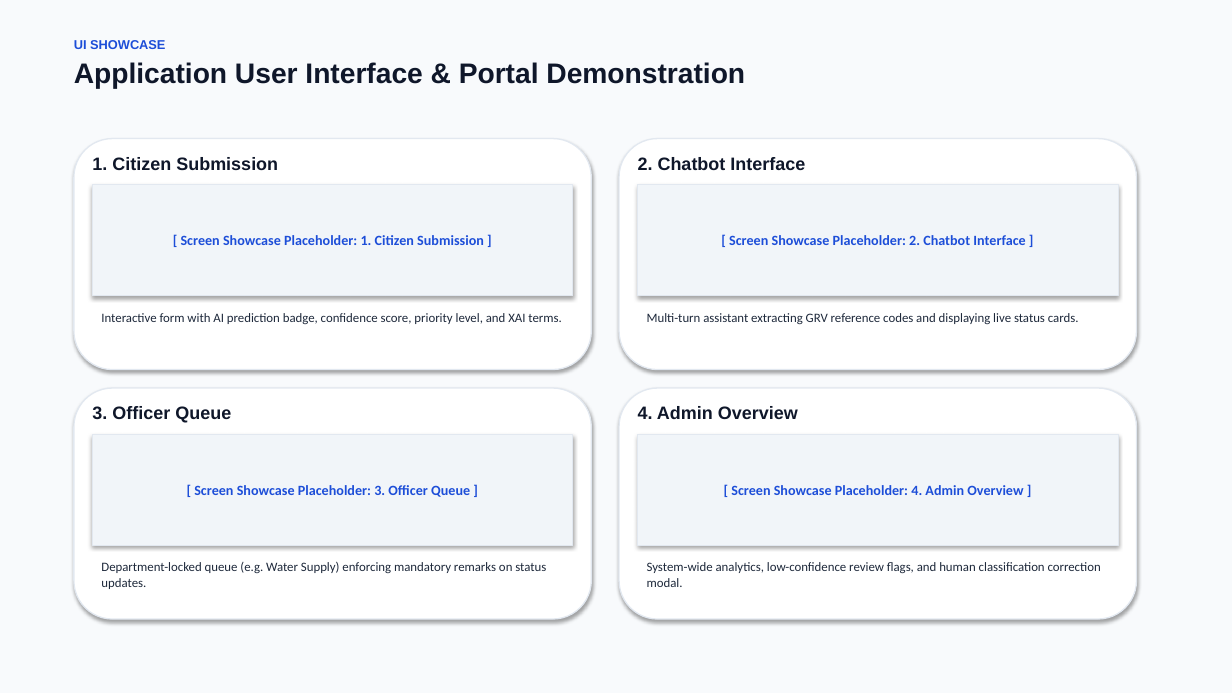
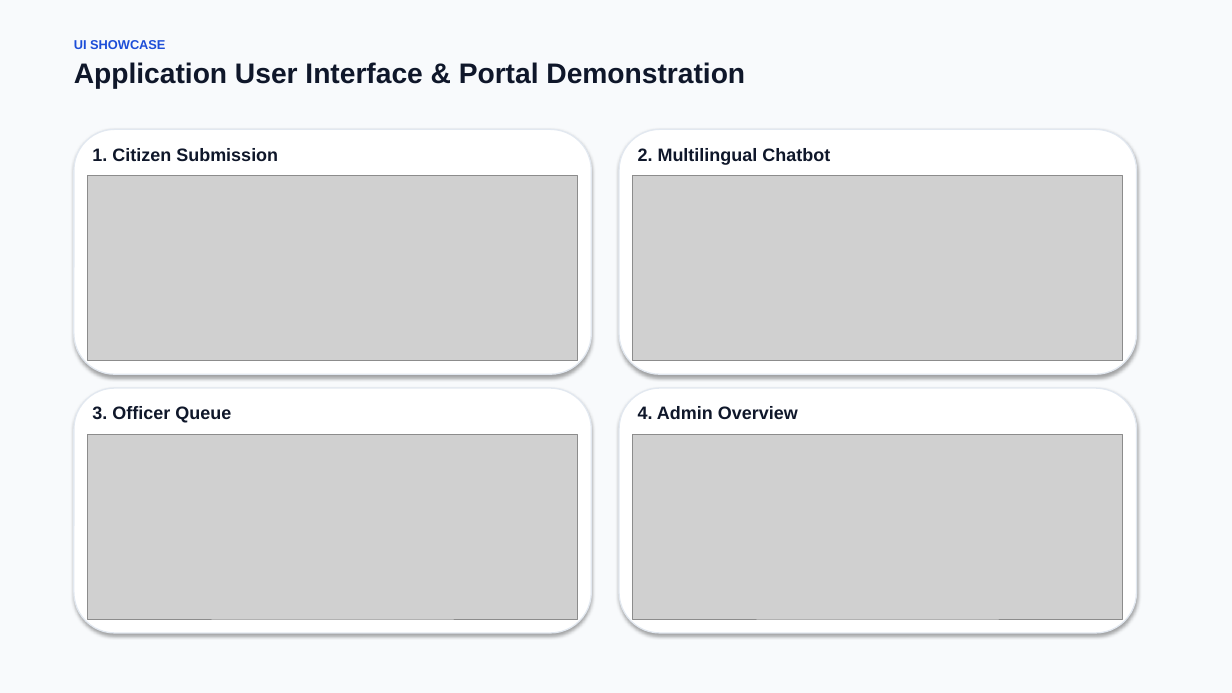
Before and after one commit to KANISH-850/intelligent-grievance-system, a slide deck: slide 13 of docs/presentation/final-project-presentation.pptx. Drawn at 1232x693 pixels with LibreOffice and Linux fonts; fonts in the diff are those of the drawing; grey boxes stand for pictures. Boxes give left, top, right and bottom in pixels: in the first picture for what was removed or moved away, otherwise in the second. Text is boxed around its words. In the diff, an @@ line names an element or a change of style, - is before the commit and + after.

```diff
--- a/docs/presentation/final-project-presentation.pptx
+++ b/docs/presentation/final-project-presentation.pptx
@@ rounded rectangle: place and size @@
-rounded rectangle at [74, 139, 592, 370]
+rounded rectangle at [74, 129, 592, 374]
@@ text "1. Citizen Submission": place and size @@
-text "1. Citizen Submission" at [92, 157, 278, 170]
+text "1. Citizen Submission" at [92, 148, 278, 161]
@@ rounded rectangle: place and size @@
-rounded rectangle at [619, 139, 1137, 370]
+rounded rectangle at [619, 129, 1137, 374]
@@ text at [638, 148, 830, 165]: text changed @@
-2. Chatbot Interface
+2. Multilingual Chatbot
@@ picture added at [88, 176, 578, 360] @@
@@ picture added at [633, 176, 1123, 360] @@
@@ rectangle removed at [92, 185, 573, 296] @@
-[ Screen Showcase Placeholder: 1. Citizen Submission ]
@@ rectangle removed at [638, 185, 1118, 296] @@
-[ Screen Showcase Placeholder: 2. Chatbot Interface ]
@@ text removed at [101, 313, 561, 324] @@
-Interactive form with AI prediction badge, confidence score, priority level, and XAI terms.
@@ text removed at [647, 313, 1079, 324] @@
-Multi-turn assistant extracting GRV reference codes and displaying live status cards.
@@ rounded rectangle: place and size @@
-rounded rectangle at [74, 388, 592, 619]
+rounded rectangle at [74, 388, 592, 633]
@@ rounded rectangle: place and size @@
-rounded rectangle at [619, 388, 1137, 619]
+rounded rectangle at [619, 388, 1137, 633]
@@ picture added at [88, 434, 578, 619] @@
@@ rectangle removed at [92, 434, 573, 545] @@
-[ Screen Showcase Placeholder: 3. Officer Queue ]
@@ picture added at [633, 434, 1123, 619] @@
@@ rectangle removed at [638, 434, 1118, 545] @@
-[ Screen Showcase Placeholder: 4. Admin Overview ]
@@ text removed at [101, 562, 546, 589] @@
-Department-locked queue (e.g. Water Supply) enforcing mandatory remarks on status updates.
@@ text removed at [647, 562, 1101, 587] @@
-System-wide analytics, low-confidence review flags, and human classification correction modal.
```
Also in this commit, not shown: 1 other slide changed, 6 other files.
